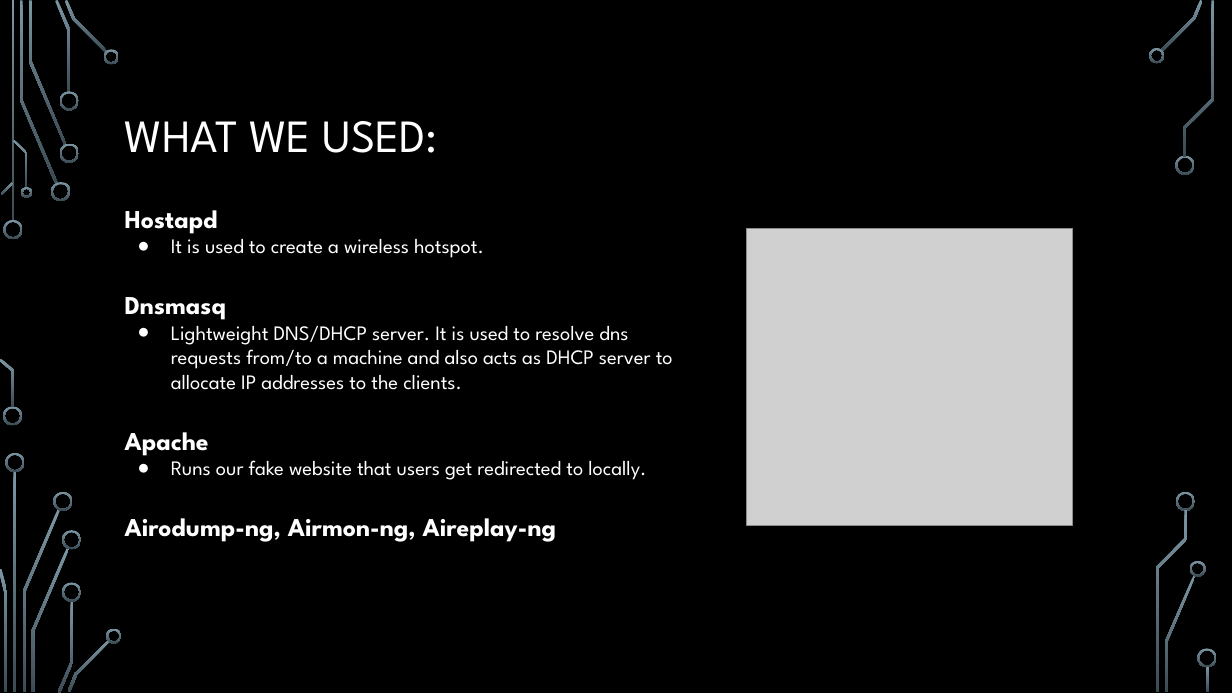
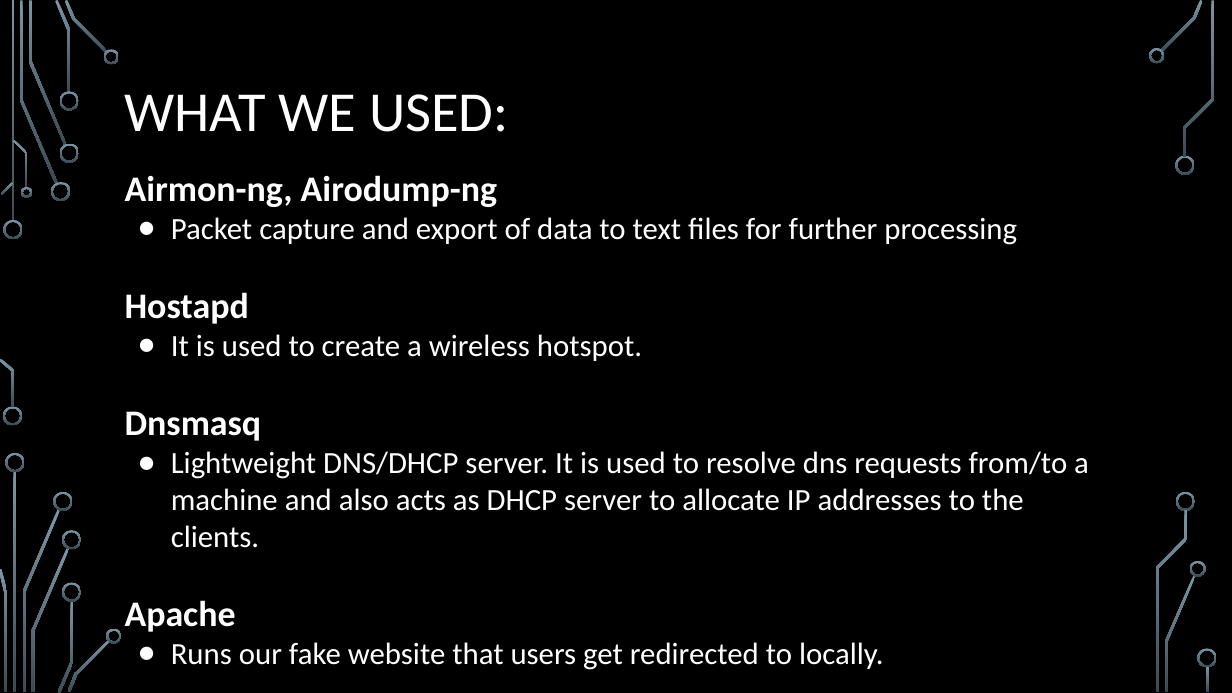
Before and after one commit to jessethd/EthicalHackingFinal, a slide deck: slide 5 of Presentation.pptx (slide 4 before the commit). Drawn at 1232x693 pixels with LibreOffice and Linux fonts; fonts in the diff are those of the drawing; grey boxes stand for pictures; background and template pictures are left out. Boxes give left, top, right and bottom in pixels: in the first picture for what was removed or moved away, otherwise in the second. Text is boxed around its words. In the diff, an @@ line names an element or a change of style, - is before the commit and + after.

Commit message:
updated slides

```diff
--- a/Presentation.pptx
+++ b/Presentation.pptx
@@ title "WHAT WE USED:": place and size @@
-title "WHAT WE USED:" at bbox=[125, 121, 438, 153]
+title "WHAT WE USED:" at bbox=[125, 94, 508, 132]
@@ title "WHAT WE USED:" at bbox=[125, 94, 508, 132]: size 36 to 44 pt, font League Spartan to Calibri @@
@@ text "Airmon-ng, Airodump-ng": place and size @@
-text "Airmon-ng, Airodump-ng" at bbox=[125, 210, 673, 542]
+text "Airmon-ng, Airodump-ng" at bbox=[125, 175, 1089, 670]
@@ text at bbox=[125, 175, 1017, 245]: paragraphs added @@
+Airmon-ng, Airodump-ng
+● Packet capture and export of data to text files for further processing
@@ picture removed at bbox=[747, 229, 1073, 526] @@
@@ text at bbox=[125, 292, 1089, 670]: size 20 to 28 pt in "Hostapd", "Dnsmasq", "Apache"; font League Spartan to Calibri in "Hostapd", "It is used to create a wireless ...", "Dnsmasq", "Lightweight DNS/DHCP server. It is used to ..." and 2 more places; size 16 to 24 pt in "It is used to create a wireless ...", "Lightweight DNS/DHCP server. It is used to ...", "Runs our fake website that users get ..." @@
@@ text at bbox=[125, 518, 557, 542]: paragraph removed @@
-Airodump-ng, Airmon-ng, Aireplay-ng
```
Also in this commit, not shown: 11 other slides changed.
